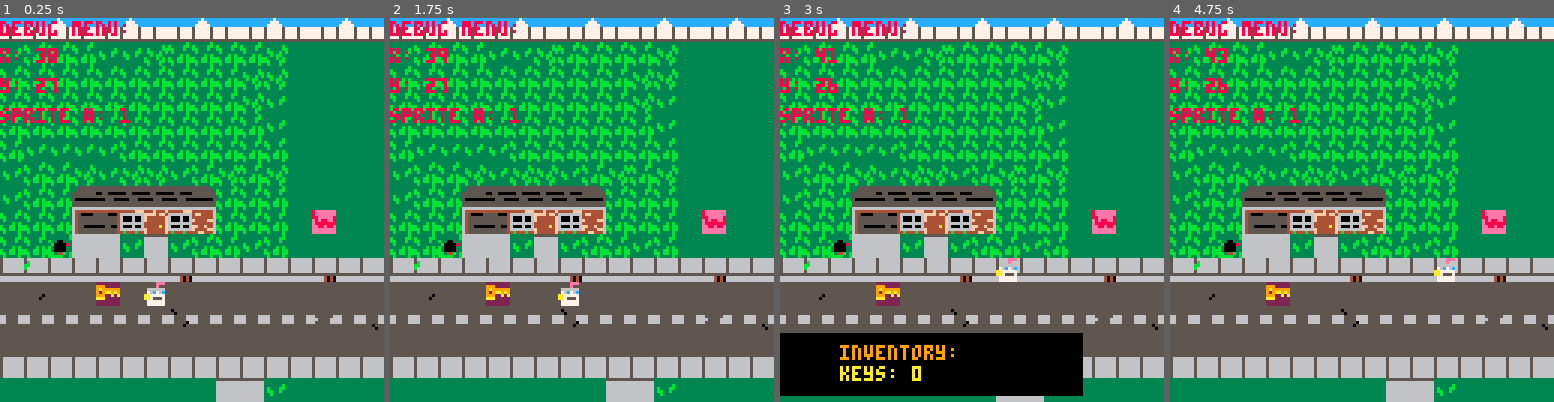
Above: before the commit, frames 1-4 (left to right).
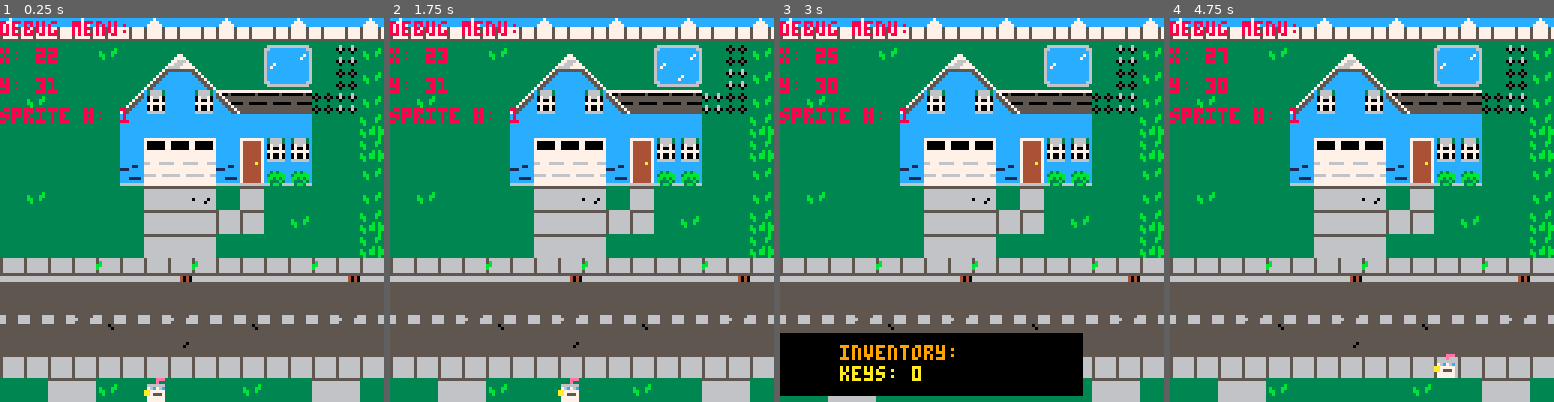
Above: after the commit, the same moments.

Repository: WyattAlexander-001/Pico-8-Repo
Game: PICO-8 cartridge aqua_teen_rpg.p8
The game is run twice, just before and just after one commit, with the same random seed, the same clock (stepped at 60 frames per second) and the same inputs.
Inputs:
- Up to frame 1 (0.25 s): no input
- Up to frame 2 (1.75 s): tap X (X key) at 0.33, 1.07 s; hold Right from 1.6 s (still down)
- Up to frame 3 (3 s): tap X (X key) at 1.85, 2.97 s; release Right at 2.1 s; hold Up 2.15-2.42 s; hold Right from 2.47 s (still down)
- Up to frame 4 (4.75 s): release Right at 3.03 s; hold Left 3.08-3.58 s; hold Down 3.63-3.97 s; hold Right 4.02-4.68 s; tap X (X key) at 4.08 s; hold Up from 4.73 s (still down)

The runs differ from the first frame. In frame 1, 34% of the frame differs, in the area x 0-100%, y 0-100%; in frame 2, 34%; in frame 3, 33%; in frame 4, 34%.

Commit message:
Added fully working teleporting!

Diff:
--- a/aqua_teen_rpg.p8
+++ b/aqua_teen_rpg.p8
@@ -102,8 +102,8 @@
 --player
 function make_player()
 	p={}
-	p.x=38
-	p.y=27
+	p.x=22
+	p.y=31
 	p.sprite=1
 	p.keys=0
 	p.direction=false
@@ -132,6 +132,7 @@
 	if(can_move(newx,newy)) then
 		p.x=mid(0,newx,127)
 		p.y=mid(0,newy,63)
+		interact(newx,newy)
 	else
 		sfx(0)
 	end
@@ -145,25 +146,31 @@
 	elseif (is_tile(teleporter,x,y)) then
 		--carl door -> carl house
 		if( x==26 and y==22) then
-			printh("p.x: "..p.x)
-			printh("p.y: "..p.y)
-			teleport_player(0,0)
-			printh("p.x: "..p.x)
-			printh("p.y: "..p.y)
-			printh("//========//")
+			teleport_player(70,9)
+		elseif (x==70 and y==10 or x==71 and y==10) then
+			teleport_player(26,23)
+
 		end
 		--shake door -> main house
-		if( x ==38 and y==24) then
+		if( x == 38 and y==24) then
 			teleport_player(0,0)
 		end
+
+		if( x == 11 and y==32) then
+			p.x=0
+			p.y=0
+			sfx(2)
+		end
 	end
 end
 
 function teleport_player(target_x,target_y)
+	printh("teleport_player called:" )
+	printh("target_x: " ..target_x)
+	printh("target_y: " ..target_y)
 	p.x=target_x
 	p.y=target_y
 	sfx(4)
-	teleport_cooldown = 5
 end
 
 function check_win_lose()
@@ -299,7 +306,7 @@
 56666666b3000033066666667777777733755ccc55555555cccccccc3377773366cccccccccccc66cccccc664a4444a400055544bbbbbbbb4444444499999999
 56666666bb344b3b66666666777777773755cccc55555555cccccccc377666733666666666666663666666634a4444a400055544bbbbbbbb4444444499999999
 56666666bbbbb33b6666666677777777755ccccc55555555cccccccc776667773333333333333333333333334a4444a400054444bbbbbbbb44444444aaaaaaaa
-000000000000000000000000000000e1e1e1e1e1e1e1e1e1e1e1e1e1e1e1e1e1e1e1e1e1e1e1e1e1e1e1e1e1e1e1e1e1e1000000000000000000000000000000
+0000000000000000000000e3000000e1e1e1e1e1e1e1e1e1e1e1e1e1e1e1e1e1e1e1e1e1e1e1e1e1e1e1e1e1e1e1e1e1e1000000000000000000000000000000
 00000000000000000000000000000000000000000000000000000000000000000000000000000000000000000000000000000000000000000000000000000000
 00000000000000000000000000000000000000000000000000000000000000000000000000000000000000000000000000000000000000000000000000000000
 00000000000000000000000000000000000000000000000000000000000000000000000000000000000000000000000000000000000000000000000000000000
@@ -462,7 +469,7 @@
 
 
 __gff__
-000000000000000000000000000101010000010000000000000000000001010100000000000000000000000000010101000000000002020000000000000000010000000000000000010101010101020000000100010101010100010101010404000000000524010104040520010002010001000101010001040c140101000004
+000000000000000000000000000101010000010000000000000000000001010100000000000000000000000000010101000000000002020000000000000020010000000000000000010101010101020000000100010101010100010101010404000000000524010104040520010002010001000101010001040c140101000020
 0000000000000000000000000000000000000000000000000000000000000000010000000000000000000000000000004810800000000000000000000000000000000000000000000000000000000000000000000000000000000000000000000000000000000000000000000000000000000000000000000000000000000000
 __map__
 0000000000000000000000000000000000000000000000000000000000000000000000000000000000000000000000000000000000000000000000000000003f3f3f3f3f3f3f3f3f3f3f3f3f3f3f3f3f3f0000000000000000000000000000000000000000000000000000000000000000000000000000000000000000000008
